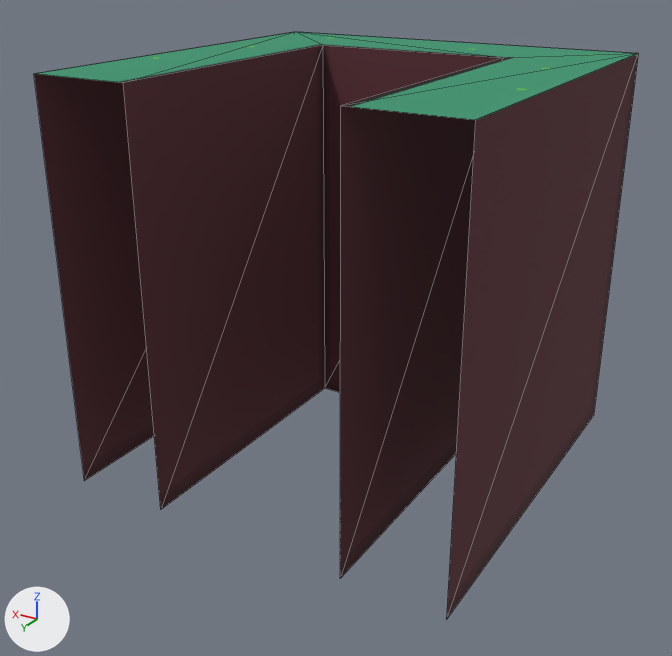
Before and after pictures for a commit that changed the glTF model Global_Resources/Mapping/3D/Below/Broko_Town/Exterior/Water_1/Models/Pit_Single_Down_Top_Up.glb.
Both versions are drawn from a camera (50 mm lens) standing at (-1.08, 1.899, 1.282) and looking at (0.015, 0.075, 0.369). The axes (+X, +Y, +Z) are drawn at lower left. The lights are the same throughout. The picture after the commit comes second. Mesh edges are drawn as thin lines. Vertices at exactly the same position are counted once.

The first picture shows 'Water_1_Pit_Single_Down_Top_Up'.
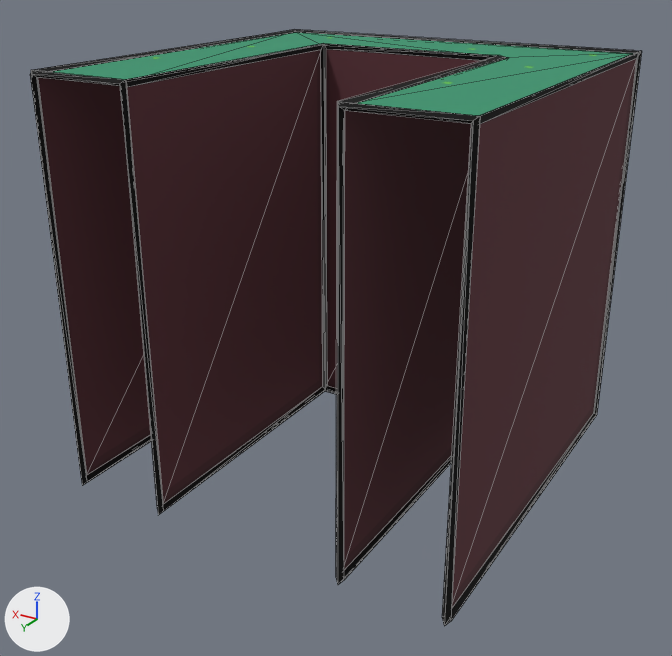
Changed parts and their boxes (x1, y1, x2, y2) in the pictures (672 x 656 px; the box of a moved part takes in the faces that stretch with it):
'Water_1_Pit_Single_Down_Top_Up', reshaped
    before: (34, 32, 638, 618)
    after: (30, 30, 642, 626)
part 1 of me_water_1_pit_single_down_top_up, added
    after: (30, 30, 642, 626)
part 2 of me_water_1_pit_single_down_top_up, moved or reshaped
    before: (35, 32, 638, 392)
    after: (53, 32, 631, 388)

Edits to the bpy script that builds the scene:
```text
Add img_pit_top_down:
    img_pit_top_down = load_image('Pit_Top_Down', '_unpacked/Pit_Top_Down', 50, 50, 'sRGB')
Add mat_outline:
    mat_outline = principled_material('Outline')
    mat_outline.base_color = (0.0, 0.0, 0.0)  # black #000000
    mat_outline.roughness = 1.0
Add mat_water_1_pit_top_down:
    mat_water_1_pit_top_down = principled_material('Water_1_Pit_Top_Down')
    mat_water_1_pit_top_down.texture = img_pit_top_down
    mat_water_1_pit_top_down.roughness = 1.0
Change me_water_1_pit_single_down_top_up:
    used by ob_water_1_pit_single_down_top_up; location = (0.0, 0.0, 0.0)
    remove me_water_1_pit_single_down_top_up.from_pydata(...)  # 26 vertices, 18 faces; spans x -0.5..0.5, y -0.5..0.5, z 0.0..1.0
    add me_water_1_pit_single_down_top_up.from_pydata(...)  # 92 vertices, 194 faces; spans x -0.51..0.51, y -0.507..0.51, z -0.01..1.007
    me_water_1_pit_single_down_top_up part 1: a new loose piece of 76 vertices spanning x -0.51..0.51, y -0.507..0.51, z -0.01..1.007, in mat_outline (black #000000)
    me_water_1_pit_single_down_top_up part 2
    10 vertices are removed from x -0.5..0.5, y -0.5..0.5, z 0.0..1.0
    10 faces are deleted
    6 new faces join them, mat_water_1_pit_top_down (picture img_pit_top_down)
    4 new faces join them, mat_water_1_single_side_down_center (picture img_island_single_side_down_center)
    remove me_water_1_pit_single_down_top_up.materials.append(mat_water_1_pit_top_down_right)  # picture img_pit_top_down_right
    add me_water_1_pit_single_down_top_up.materials.append(mat_water_1_pit_top_down)  # picture img_pit_top_down
    add me_water_1_pit_single_down_top_up.materials.append(mat_outline)  # black #000000
```
